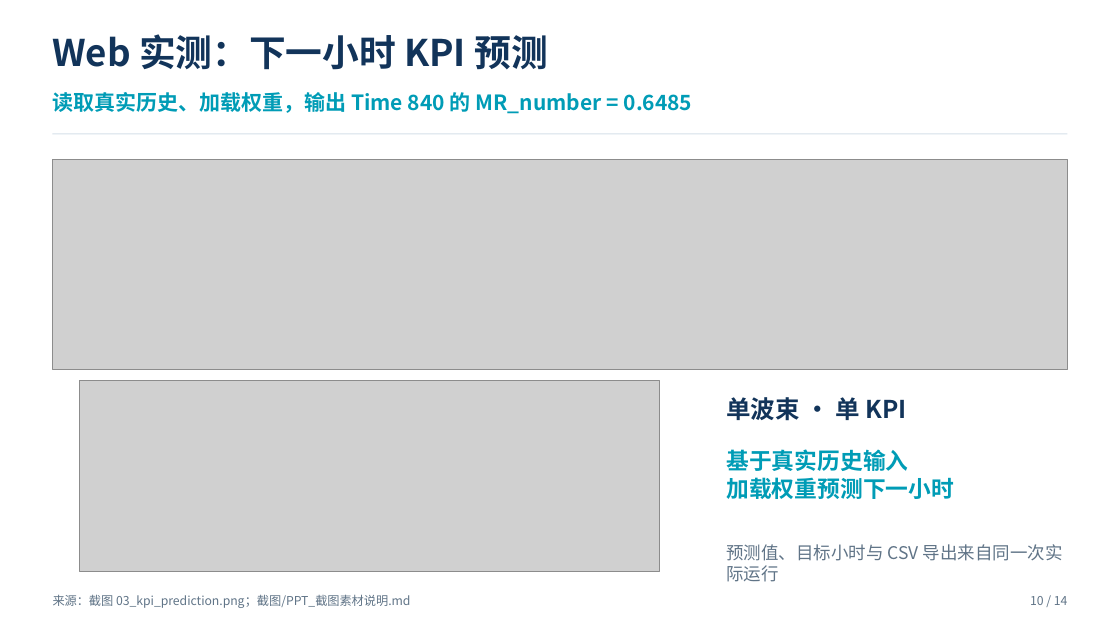
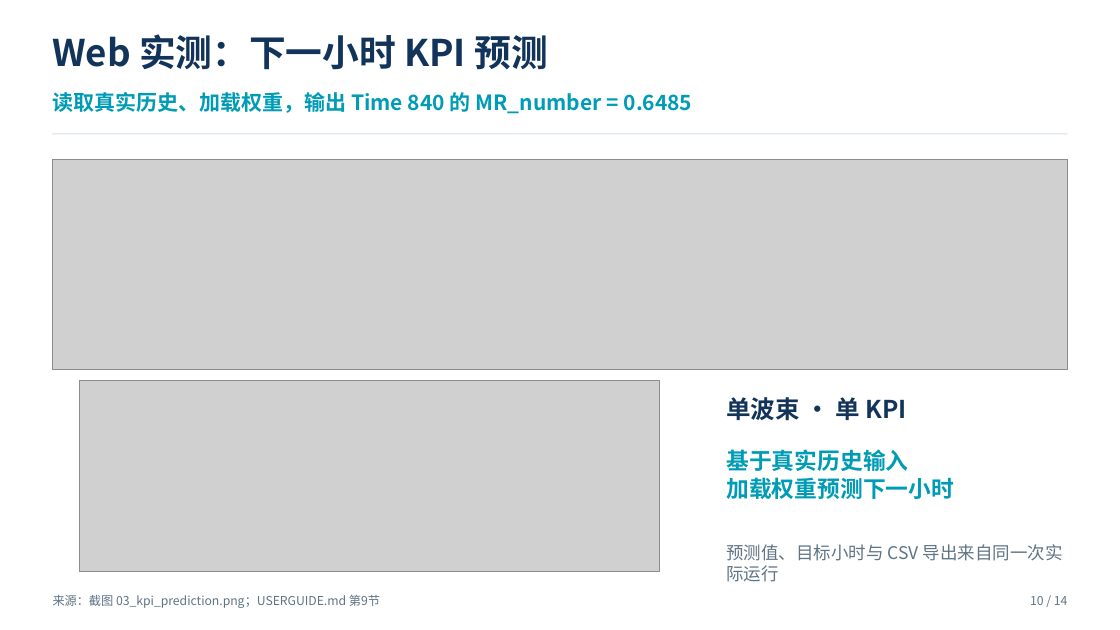
Before and after one commit to Lemon-Li-x86/5g-kpi-prediction, a slide deck: slide 10 of deliverables/submit4/ppt.pptx. Drawn at 1120x630 pixels with LibreOffice and Linux fonts; fonts in the diff are those of the drawing; grey boxes stand for pictures. Boxes give left, top, right and bottom in pixels: in the first picture for what was removed or moved away, otherwise in the second. Text is boxed around its words. In the diff, an @@ line names an element or a change of style, - is before the commit and + after.

```diff
--- a/deliverables/submit4/ppt.pptx
+++ b/deliverables/submit4/ppt.pptx
@@ text at (53,595,380,608): text changed @@
-来源：截图 03_kpi_prediction.png；截图/PPT_截图素材说明.md
+来源：截图 03_kpi_prediction.png；USERGUIDE.md 第9节
```
Also in this commit, not shown: 6 other slides changed, 14 other files.
